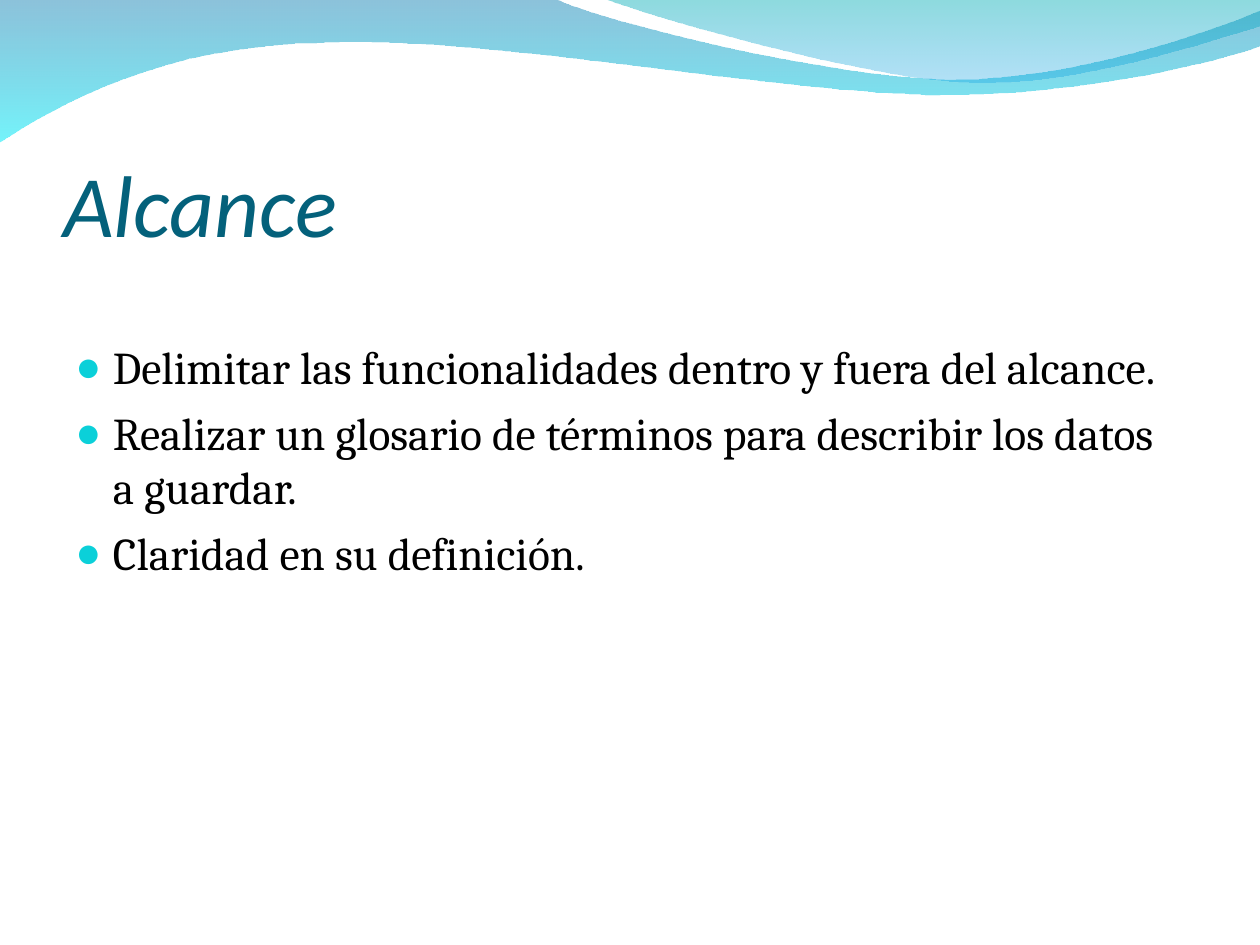
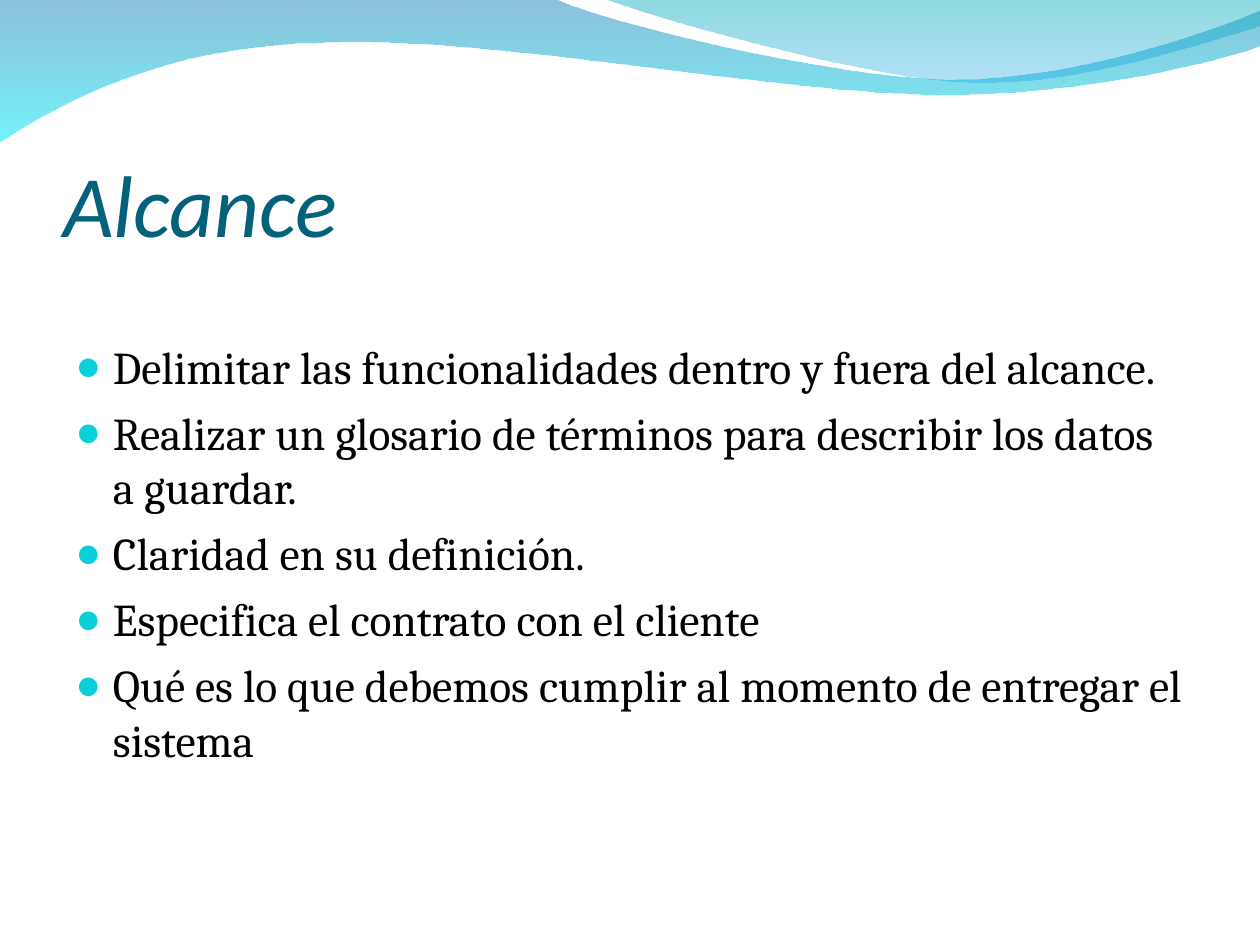
Before and after one commit to Bloodclot24/anainfo, a slide deck: slide 5 of Presentación anainfo.ppt. Drawn at 1260x945 pixels with LibreOffice and Linux fonts; fonts in the diff are those of the drawing; background and template pictures are left out. Boxes give left, top, right and bottom in pixels: in the first picture for what was removed or moved away, otherwise in the second. Text is boxed around its words. In the diff, an @@ line names an element or a change of style, - is before the commit and + after.

```diff
--- a/Presentación anainfo.ppt
+++ b/Presentación anainfo.ppt
@@ text at [113,603,1181,758]: paragraphs added @@
+● Especifica el contrato con el cliente
+● Qué es lo que debemos cumplir al momento de entregar el sistema
```
Also in this commit, not shown: 8 other slides changed.
